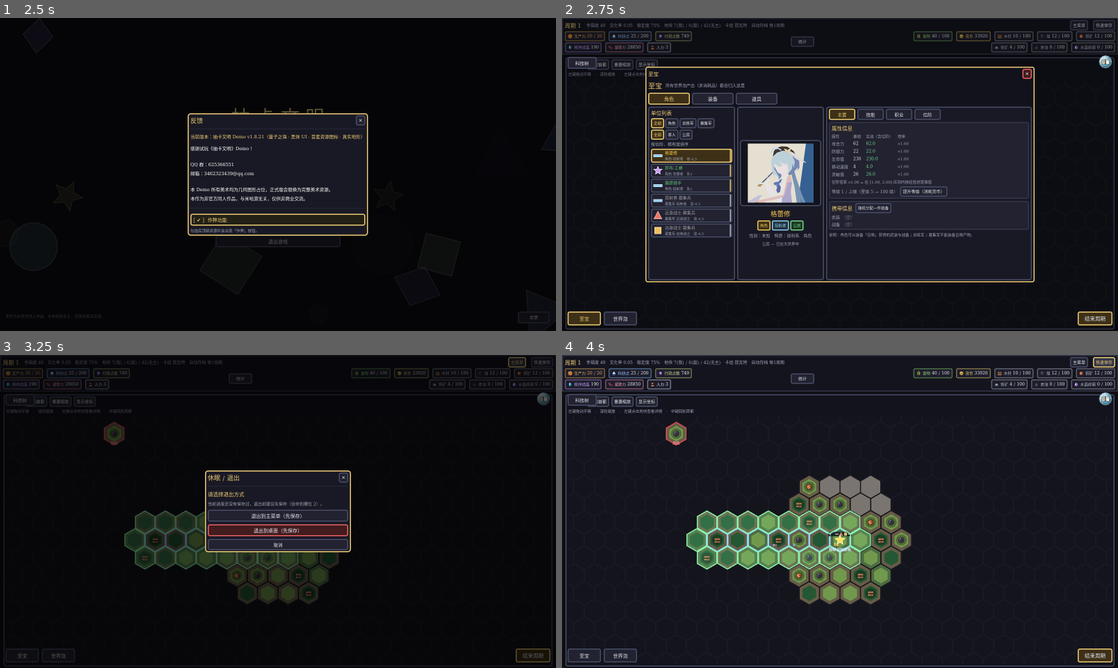
Above: before the commit, frames 1-4 (two rows, left to right).
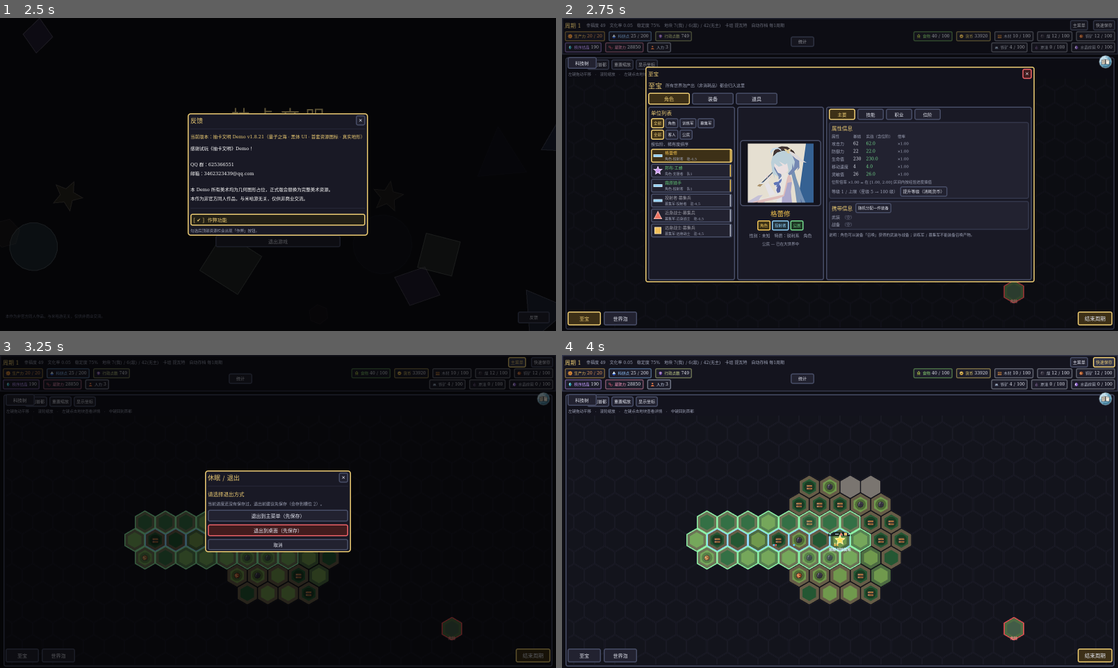
Above: after the commit, the same moments.

Repository: Traveler-NoOne/gacha-civilization
Game: Godot game, scene res://tests/screenshot.tscn
The game is run twice, just before and just after one commit, with the same random seed, the same clock (stepped at 60 frames per second) and the same inputs. This scene is started directly instead of the project's main scene.
Inputs:
- Up to frame 1 (2.5 s): click "开始游戏" at 0.5 s; click "开始游戏" at 1.25 s; click "开始游戏" at 2 s
- Up to frame 2 (2.75 s): no input
- Up to frame 3 (3.25 s): click "主菜单" at 2.75 s
- Up to frame 4 (4 s): click "快速保存" at 3.5 s

Frame 1 is identical in both runs. In frame 2, 0.2% of the frame differs, in the area x 79-84%, y 84-92%; in frame 3, 0.4%; in frame 4, 1.8%, in the area x 18-84%, y 21-92%.

Commit message:
W2b 第三轮：指标修对 → 数字达标（山带 39 格 ×2 格），但默认镜头看不全
用户选"② 再调"，于是这一轮做了两件事：换对指标、调参。

换指标（第二版指标还有两个污染源，逐个修掉）：
1) 把"本来就自然很高"的山格也算进组里 → 它们离边界很远，把宽度撑大（实测撑到 5，带宽其实 2）
   → 只统计 effect_at(...) != 0 的山格（真的被板块效应顶过线的）。
2) 同两块板的多段边界被并成一组 → 把两段的总格数当一段的长度
   → 组键改为 (小板号-大板号-类型)，组内用 dist 的跨度当宽度。
调参：碰撞带宽 4 → 2（碰撞是两侧都抬，4 格宽等于两条 4 格带并排 = 8 格厚的双带，
这就是前两轮"平均宽 6.1"的元凶）；俯冲带宽 3 → 2；板块数 8 → 5（板越少边界越长）。

真实结果：**最长一组山带 = 长约 39 格 × 宽 2 格**（39 ≈ 地图宽度 43 格的 90%，只有 2 格厚）。
两条形态断言（长约≥25、宽≤3）都过；5 个无头自检全绿。
→ 修正前两轮的结论："山是疙瘩"有一半是**量错了**（真实的带更长更薄）。

但**现有截图证明不了它**：识图对 07_view_world 的裁决是"看不出长墙，只有右上角 2 格灰山"，
而指标说有 227 格山脉参与成形 —— 矛盾的原因是**默认相机只显示地图的一块**
（hex_map_view 是固定缩放 + 居中首都），那条 39×2 的长墙大部分在画面外。
所以"交人看"要换个看法，段文件里给了三个选项（用户自己缩到最小 / 我加一张全图镜头 /
我做一张只画地形的全图导出），等用户定。

W2b 状态：算法与指标达标，**但"经人眼确认像山系"还没走完**，故仍不标完成。

Diff:
--- a/scripts/core/plates.gd
+++ b/scripts/core/plates.gd
@@ -55,10 +55,11 @@
 const AMP_RIFT := 0.14           ## 陆内裂谷（往下陷）
 const AMP_RIDGE := 0.10          ## 洋中脊（微抬）
 
-## 带宽（格）。**碰撞取 4 而不是 5**：配合 0.50 的振幅，"越线成山"的那部分大约只有 2 格宽
-## → 长而薄的**山墙**（W2b 第一版 5 格宽 + 0.34 振幅，结果是一团 21×3.6 的疙瘩，眼睛不认）。
-const W_COLLISION := 4
-const W_SUBDUCT := 3
+## 带宽（格）。⚠️ **碰撞取 2 而不是 4/5**：碰撞是**两侧都抬** —— 带宽 4 等于两条 4 格宽的带并排，
+## 合起来就是 8 格厚的"双带"，眼睛看就是疙瘩（W2b 前两轮实测平均宽 6.1，元凶在此）。
+## 取 2 之后只有 `d=1`（紧贴边界那一圈）能越线 → 两侧各 1 格 → **约 2 格厚的山脊**。
+const W_COLLISION := 2
+const W_SUBDUCT := 2
 const W_NARROW := 3
 ## 找边界时最多看几格（= 最宽的那一种）
 const SCAN_STEPS := 5
--- a/scripts/core/world_gen.gd
+++ b/scripts/core/world_gen.gd
@@ -67,11 +67,13 @@
 ## ⚠️ 为什么不能用"种子离中心远近"猜：陆壳板会因此**覆盖着海**，
 ##    于是"陆-陆碰撞"发生在海中央 → 抬出一堆海上孤山，**长不出长墙**（第一版实测如此）。
 const CRUST_LAND_MEAN := 0.38
+## 板块数量（W2b）。**板越少 → 边界越长 → 山带越长**（8 块时最长山带只有 19 格，5 块应当更长）。
+const PLATE_COUNT := 5
 static var _crust_seed := -1
 static var _crust_arr := PackedByteArray()
 
 
-static func crust_for(world_seed: int, plate_count: int = 8) -> PackedByteArray:
+static func crust_for(world_seed: int, plate_count: int = PLATE_COUNT) -> PackedByteArray:
 	if _crust_seed == world_seed and _crust_arr.size() == plate_count:
 		return _crust_arr
 	var seeds: Array = (Plates.frame(world_seed, plate_count) as Dictionary)["seeds"]
@@ -97,7 +99,7 @@
 ## ⚠️ 板块那一层由 `Plates.effect_at()` 提供，它**只按这一格的坐标 + 种子算**（逐格纯函数）——
 ## 所以 W1 定的"整图可复现"依然成立（见 docs/更新指导/世界生成-过程模拟.md 3.4）。
 static func elevation_of(c: Vector2i, world_seed: int) -> float:
-	var eff := Plates.effect_at(c, world_seed, crust_for(world_seed))
+	var eff := Plates.effect_at(c, world_seed, crust_for(world_seed), PLATE_COUNT)
 	return clampf(base_elevation_of(c, world_seed) + eff, 0.0, 1.0)
 
 
--- a/tests/plate_check.gd
+++ b/tests/plate_check.gd
@@ -15,7 +15,7 @@
 
 const SEED := 20240607
 const SIZE := 96          # 自检用小图，快
-const PLATES := 8
+const PLATES := 5          # 跟 WorldGen.PLATE_COUNT 保持一致（板越少边界越长）
 
 var fails := 0
 
@@ -139,42 +139,45 @@
 		var m2 := WorldGen.moisture_of(cell2, SEED)
 		if str(WorldGen.biome_of(e2, m2)["terrain"]) == "mountain":
 			mountains[WorldGen.key_of(cell2)] = cell2
-	var seen := {}
-	var longest := 0
-	var widest := 0
-	for k2 in mountains.keys():
-		if seen.has(k2):
+	# ★ 形态（**第二版指标**）：**按"哪条边界"分组**再量 长度 × 宽度。
+	#   第一版用"面积/直径"，对**网**是错的：几条带相交会连成一个连通块，
+	#   于是把"网的跨度"当成"墙的厚度"（实测平均宽 6.1，其实是双带 + 交叉）。
+	var groups := {}
+	for kg in mountains.keys():
+		var cg: Vector2i = mountains[kg]
+		# ⚠️ 只统计"真的被板块效应顶过线"的山格 —— 否则**本来就自然很高的山格**也会被算进来，
+		#    它们离边界很远，会把"宽度"撑大（实测宽度被撑到 5，而带宽其实只有 2）。
+		if absf(P.effect_at(cg, SEED, crust, PLATES)) <= 0.000001:
 			continue
-		var stack: Array = [k2]
-		seen[k2] = true
-		var comp: Array = []
-		while not stack.is_empty():
-			var cur: String = stack.pop_back()
-			comp.append(cur)
-			var cc: Vector2i = mountains[cur]
-			for nb: Vector2i in Hex.neighbors(cc):
-				var nk := WorldGen.key_of(nb)
-				if mountains.has(nk) and not seen.has(nk):
-					seen[nk] = true
-					stack.append(nk)
-		longest = maxi(longest, comp.size())
-		# ★ 形态诊断（**不是断言**）：最长的这条到底是"长墙"还是"一团疙瘩"？
-		#   直径（成员间最大格距）远大于宽度才像墙；面积/直径 ≈ 平均宽度。
-		if comp.size() == longest:
-			var dia := 0
-			for i in comp.size():
-				for j in range(i + 1, comp.size()):
-					dia = maxi(dia, Hex.distance(mountains[comp[i]], mountains[comp[j]]))
-			widest = dia
-	var thin := float(longest) / maxf(1.0, float(widest))
-	print("  山脉格 %d 个；最长连通 %d 格、**直径 %d 格**、平均宽 ≈ %.1f 格"
-		% [mountains.size(), longest, widest, thin])
-	# ★ 形态：**又长又薄**才叫山墙。但 2026-10-13 实测发现"面积/直径"这个宽度指标**对"网"是错的**：
-	#   几条山带相交时会被连成一个连通块 → 面积/直径 会把"网的跨度"当成"墙的厚度"。
-	#   所以这里**只断言"确实存在一条较长的连通山带"**，"够不够薄/像不像墙"先当诊断 + 交人看。
-	_check(widest >= 15, "存在一条较长的连通山带（直径 %d 格 ≥ 15）" % widest)
-	if thin > 2.5:
-		print("  ⚠️ **未达标**：平均宽 ≈ %.1f > 2.5 —— 这条更像「带/网」而不是「山墙」；宽度指标本身也可能不适合「网」（见 世界生成-W2b.md）。" % thin)
+		var bg := P.boundary_for(cg, SEED, PLATES)
+		if int(bg["kind"]) == P.Kind.NONE:
+			continue
+		var pa := int(bg["mine"])
+		var pb := int(bg["other"])
+		var gkey := "%d-%d-%d" % [mini(pa, pb), maxi(pa, pb), int(bg["kind"])]
+		if not groups.has(gkey):
+			groups[gkey] = []
+		(groups[gkey] as Array).append({"c": cg, "d": int(bg["dist"])})
+	var best_len := 0
+	var best_w := 99
+	var best_key := ""
+	for gk in groups.keys():
+		var arr: Array = groups[gk]
+		var dmin := 99
+		var dmax := 0
+		for it in arr:
+			dmin = mini(dmin, int(it["d"]))
+			dmax = maxi(dmax, int(it["d"]))
+		var w := dmax - dmin + 1
+		var ln := int(round(float(arr.size()) / float(w)))
+		if ln > best_len:
+			best_len = ln
+			best_w = w
+			best_key = gk
+	print("  按边界分组：共 %d 组；最长一组（键 %s）= **长约 %d 格 × 宽 %d 格**"
+		% [groups.size(), best_key, best_len, best_w])
+	_check(best_len >= 25, "存在一条**沿某条边界的**长山带（长约 %d 格 ≥ 25）" % best_len)
+	_check(best_w <= 3, "该山带**够薄**（宽 %d 格 ≤ 3）" % best_w)
 
 	print("  各板块格数：%s" % str(owned))
 	print("== 结果：%s ==" % ("全部通过" if fails == 0 else "%d 项失败" % fails))
Not shown, changed: docs/更新指导/世界生成-W2b.md
